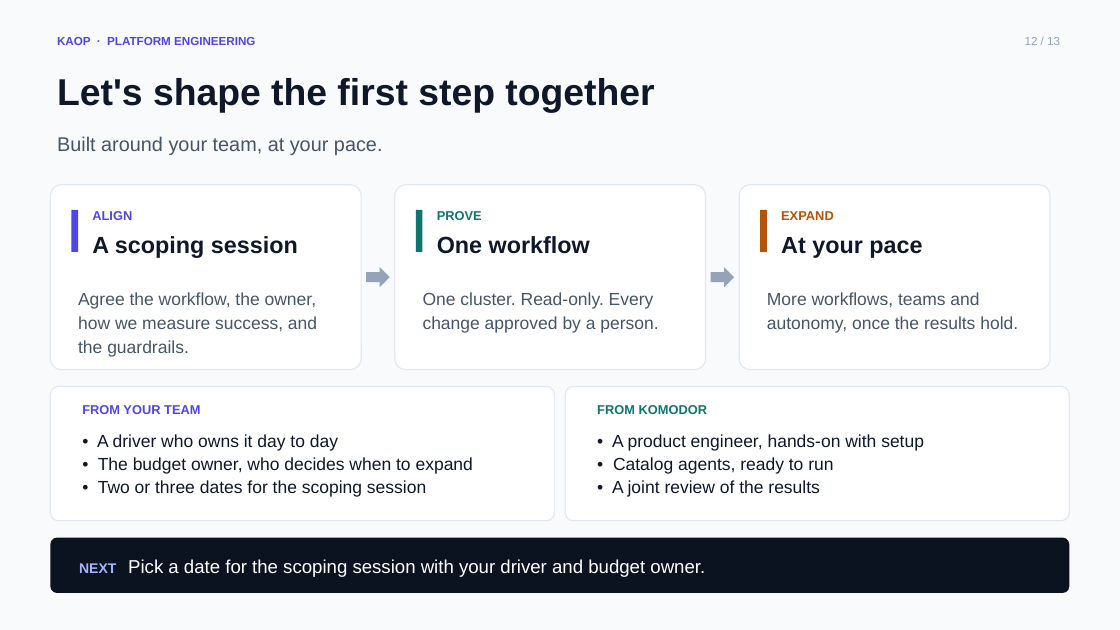
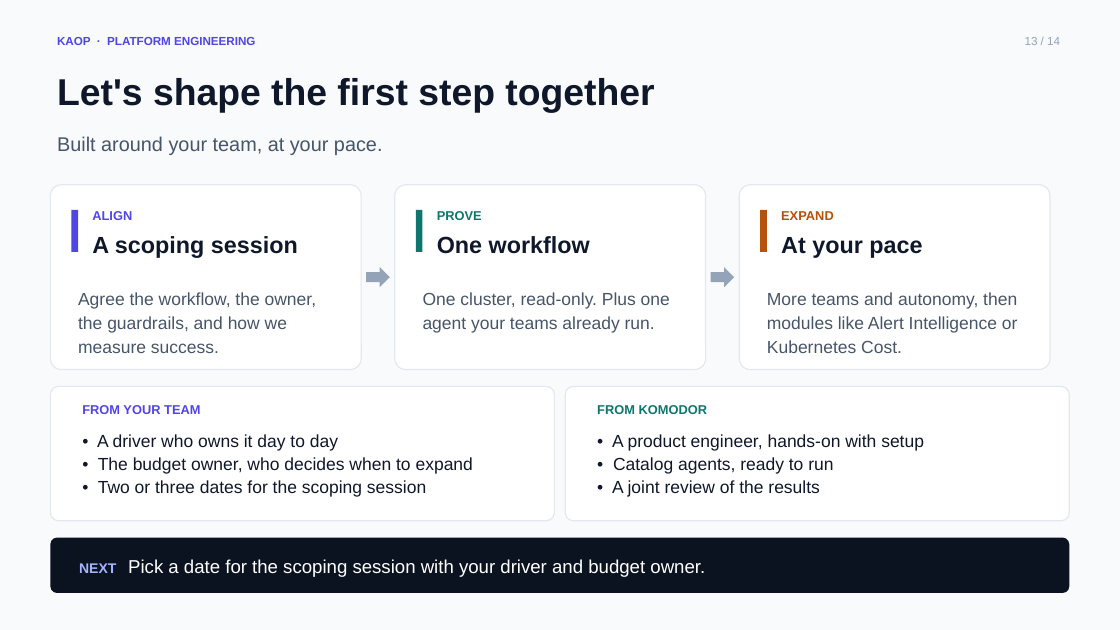
Before and after one commit to chizeni24/komodor-production-lab, a slide deck: slide 13 of docs/presentation/KAOP_Customer_Pitch.pptx (slide 12 before the commit). Drawn at 1120x630 pixels with LibreOffice and Linux fonts; fonts in the diff are those of the drawing. Boxes give left, top, right and bottom in pixels: in the first picture for what was removed or moved away, otherwise in the second. Text is boxed around its words. In the diff, an @@ line names an element or a change of style, - is before the commit and + after.

```diff
--- a/docs/presentation/KAOP_Customer_Pitch.pptx
+++ b/docs/presentation/KAOP_Customer_Pitch.pptx
@@ text at (x1=1025, y1=37, x2=1060, y2=45): text changed @@
-12 / 13
+13 / 14
@@ text at (x1=78, y1=292, x2=317, y2=353): text changed @@
-Agree the workflow, the owner, how we measure success, and the guardrails.
+Agree the workflow, the owner, the guardrails, and how we measure success.
@@ text at (x1=423, y1=292, x2=670, y2=333): text changed @@
-One cluster. Read-only. Every change approved by a person.
+One cluster, read-only. Plus one agent your teams already run.
@@ text at (x1=767, y1=292, x2=1018, y2=353): text changed @@
-More workflows, teams and autonomy, once the results hold.
+More teams and autonomy, then modules like Alert Intelligence or Kubernetes Cost.
```
Also in this commit, not shown: 11 other slides changed, 1 slide added, 1 other file.
